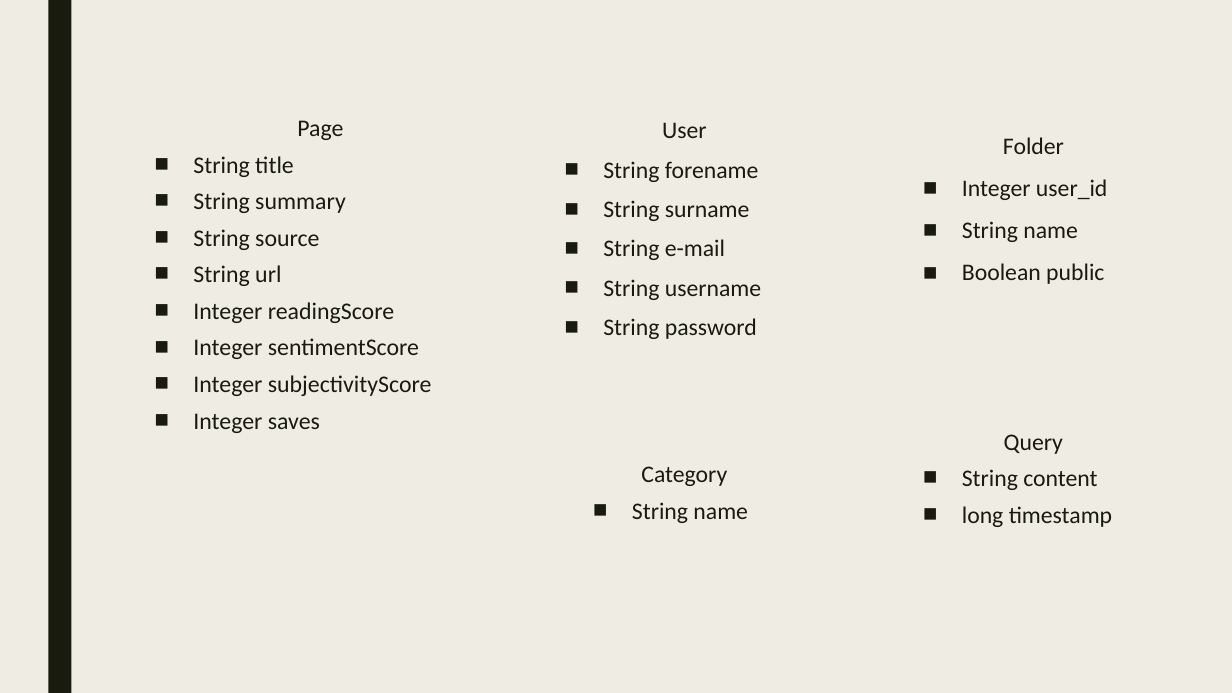
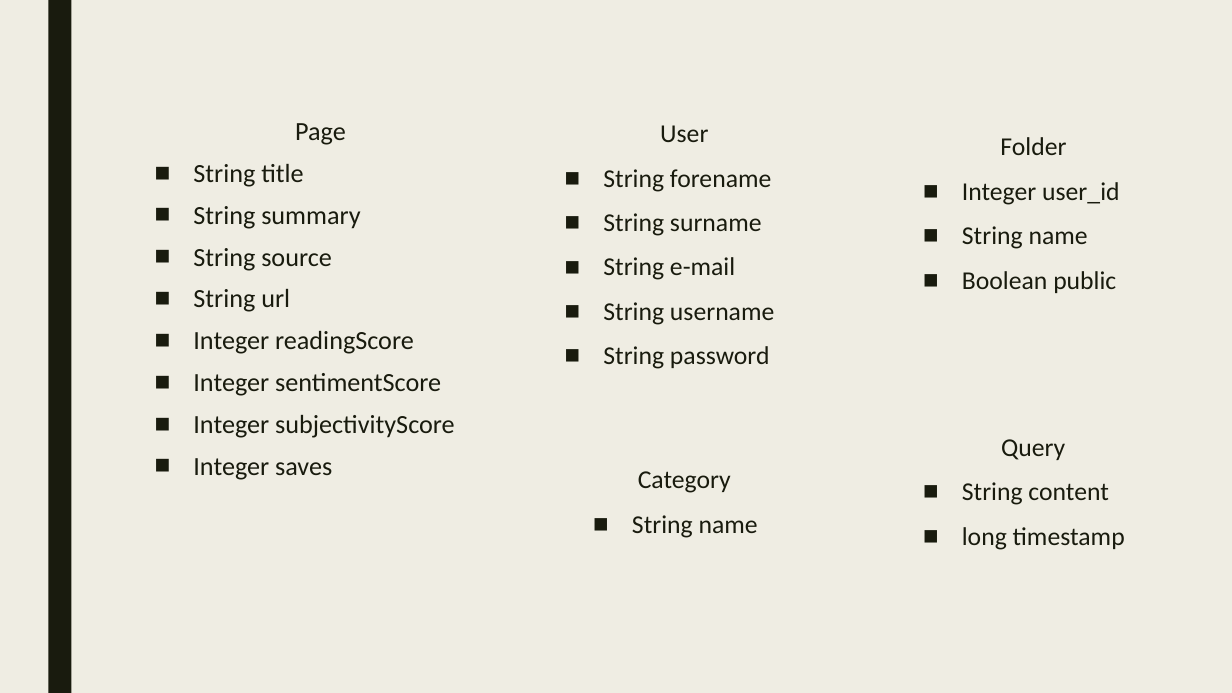
Before and after one commit to violet-g/e-health, a slide deck: slide 13 of General/e-health.pptx. Drawn at 1232x693 pixels with LibreOffice and Linux fonts; fonts in the diff are those of the drawing. Boxes give left, top, right and bottom in pixels: in the first picture for what was removed or moved away, otherwise in the second. Text is boxed around its words. In the diff, an @@ line names an element or a change of style, - is before the commit and + after.

```diff
--- a/General/e-health.pptx
+++ b/General/e-health.pptx
@@ text "Page" at (193,123,455,480): size 18.6 to 20.4 pt; line spacing 0.74 to 0.84 @@
@@ text "User" at (603,125,774,369): size 18.5 to 20 pt; line spacing 0.84 to 0.94 @@
@@ text "Folder" at (962,182,1119,293): size 18.5 to 20 pt @@
@@ text "Query" at (962,439,1125,550): size 18.5 to 20 pt; line spacing 0.74 to 0.94 @@
@@ text "Category" at (632,471,758,538): size 18.5 to 20 pt; line spacing 0.74 to 0.94 @@
```
Also in this commit, not shown: 2 other slides changed.
